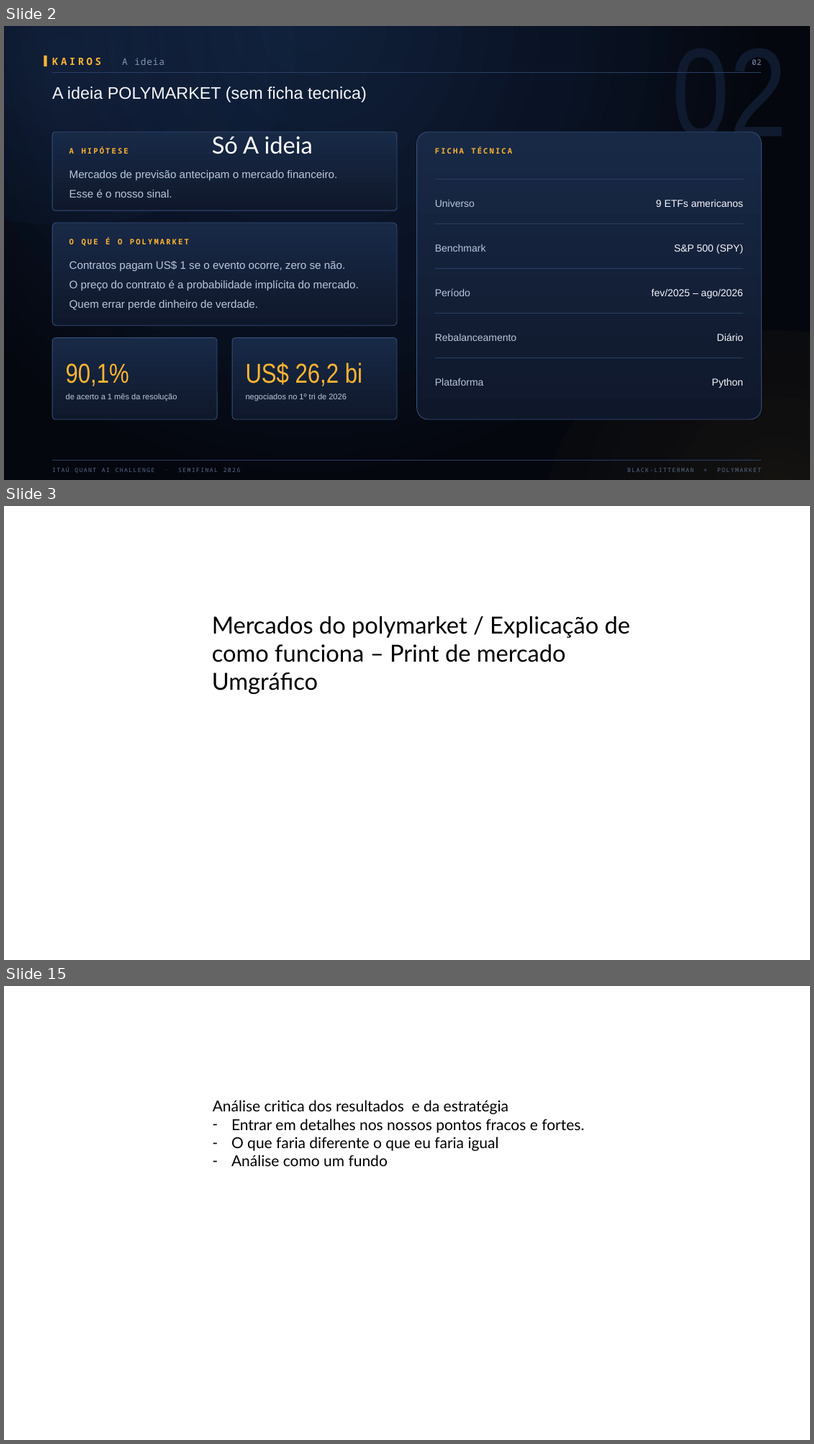
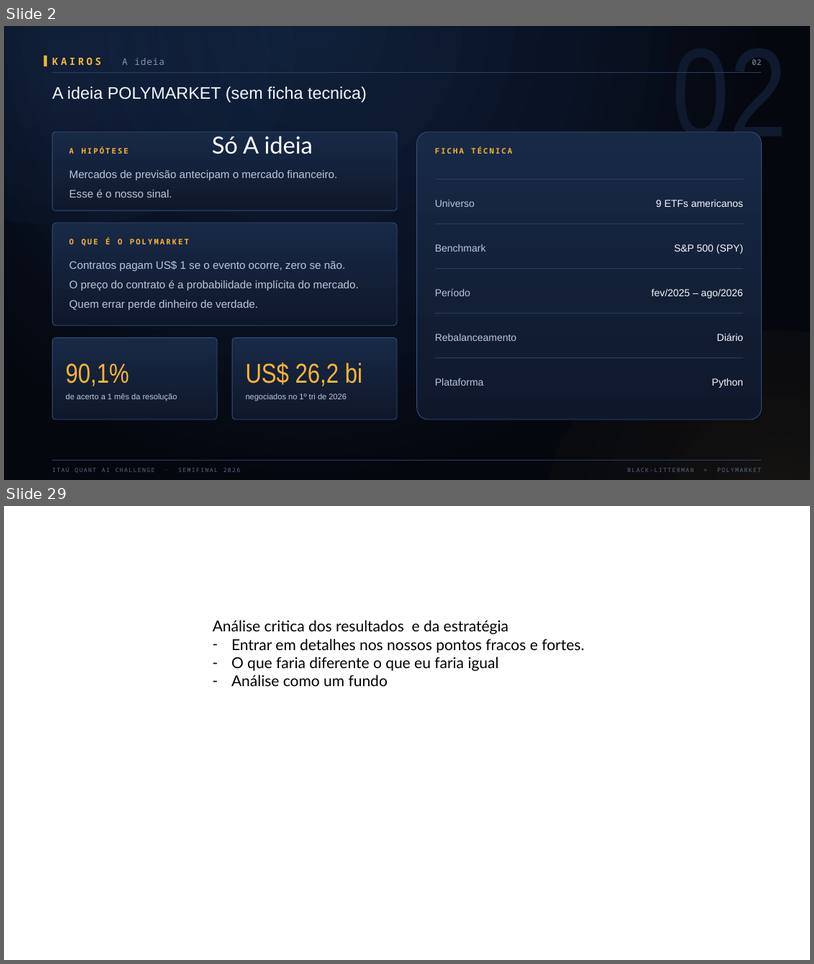
Before and after one commit to liahaller/Desafio-Quant-Itau, a slide deck: Final/fianl.pptx. Shown one above the other, each under a label of ours: slides 2, 3 and 15 before the commit, slides 2 and 29 after it; the slides between them are not shown. The pictures are 814x1444 and 814x964 pixels, drawn with LibreOffice and Linux fonts; fonts in the diff are those of the drawing. Boxes give left, top, right and bottom in pixels: in the first picture for what was removed or moved away, otherwise in the second. Text is boxed around its words. In the diff, an @@ line names an element or a change of style, - is before the commit and + after.

```diff
--- a/Final/fianl.pptx
+++ b/Final/fianl.pptx
@@ slide 3 removed at [4, 506, 810, 960], background #FFFFFF @@
@@ text removed at [212, 616, 631, 694] @@
-Mercados do polymarket / Explicação de como funciona – Print de mercado
-Umgráfico
@@ what was slide 15 is now slide 29 @@
```
Also in this commit, not shown: 4 slides changed, 23 slides added, 14 other slides removed.
